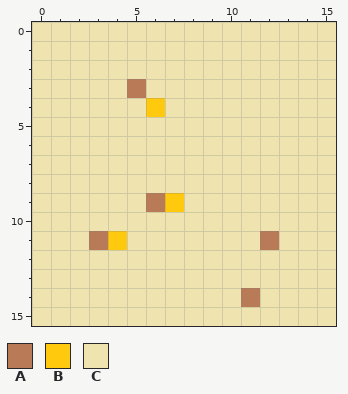
File history of a pixel-art sprite, res/images/sand.png. That is the earlier state.
The file is 16x16 pixels.
Palette (. is transparent): A #b97a57  B #ffc90e  C #efe4b0
And afterwards:
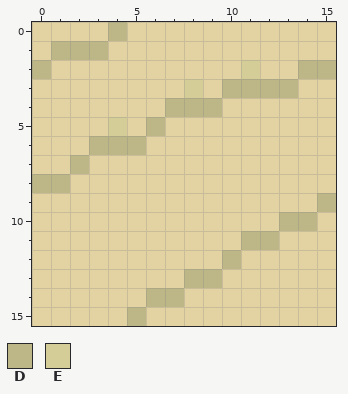
Colours new in this view: D #bdb686  E #d4cd97
From old to new:
colour C: #efe4b0 -> #e3d3a2
y 0: x 4 C -> D
y 1: x 1..3 CCC -> DDD
y 2: x 0 C -> D; x 11 C -> E; x 14..15 CC -> DD
y 3: x 5 A -> C; x 8 C -> E; x 10..13 CCCC -> DDDD
y 4: x 6..9 BCCC -> CDDD
y 5: x 4 C -> E; x 6 C -> D
y 6: x 3..5 CCC -> DDD
y 7: x 2 C -> D
y 8: x 0..1 CC -> DD
y 9: x 6..7 AB -> CC; x 15 C -> D
y 10: x 13..14 CC -> DD
y 11: x 3..4 AB -> CC; x 11..12 CA -> DD
y 12: x 10 C -> D
y 13: x 8..9 CC -> DD
y 14: x 6..7 CC -> DD; x 11 A -> C
y 15: x 5 C -> D
Changed places in both pictures, as pixel boxes (x1, y1, x2, y2):
changed: (32, 22, 336, 326)
